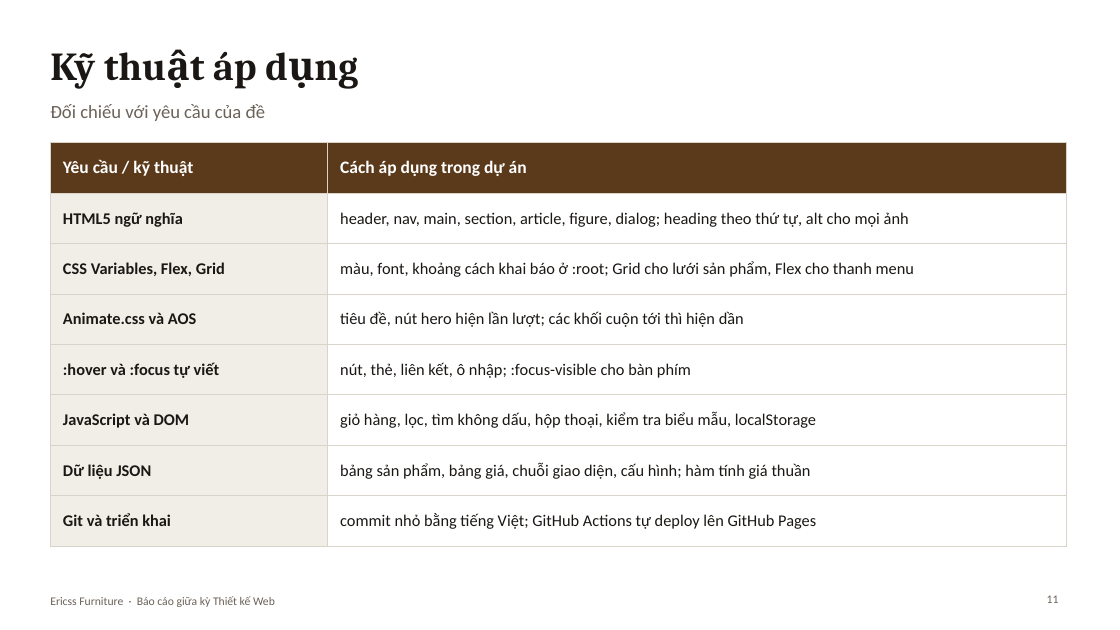
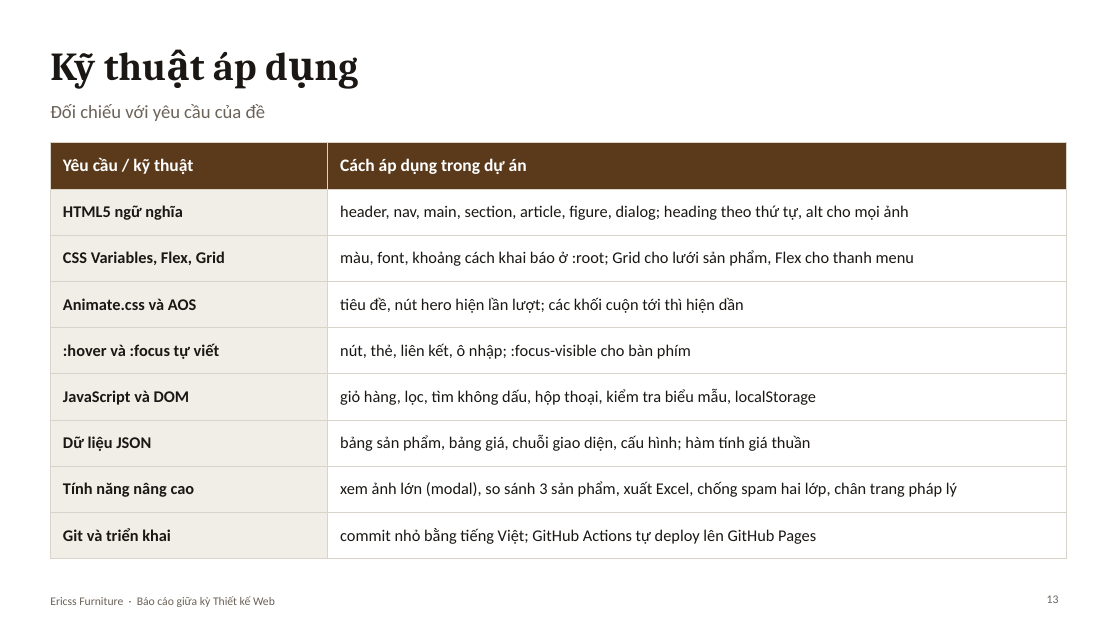
Before and after one commit to nguyenphat006/Phat_NguyenDang_526000162, a slide deck: slide 13 of docs/Ericss-Furniture-BaoCao.pptx (slide 11 before the commit). Drawn at 1120x630 pixels with LibreOffice and Linux fonts; fonts in the diff are those of the drawing. Boxes give left, top, right and bottom in pixels: in the first picture for what was removed or moved away, otherwise in the second. Text is boxed around its words. In the diff, an @@ line names an element or a change of style, - is before the commit and + after.

```diff
--- a/docs/Ericss-Furniture-BaoCao.pptx
+++ b/docs/Ericss-Furniture-BaoCao.pptx
@@ table at (50,143,1067,548) @@
+row 8: Tính năng nâng cao | xem ảnh lớn (modal), so sánh 3 sản phẩm, xuất Excel, chống spam hai lớp, chân trang pháp lý
@@ page number at (1047,595,1059,603): text changed @@
-11
+13
```
Also in this commit, not shown: 5 other slides changed, 2 slides added, 1 other file.
